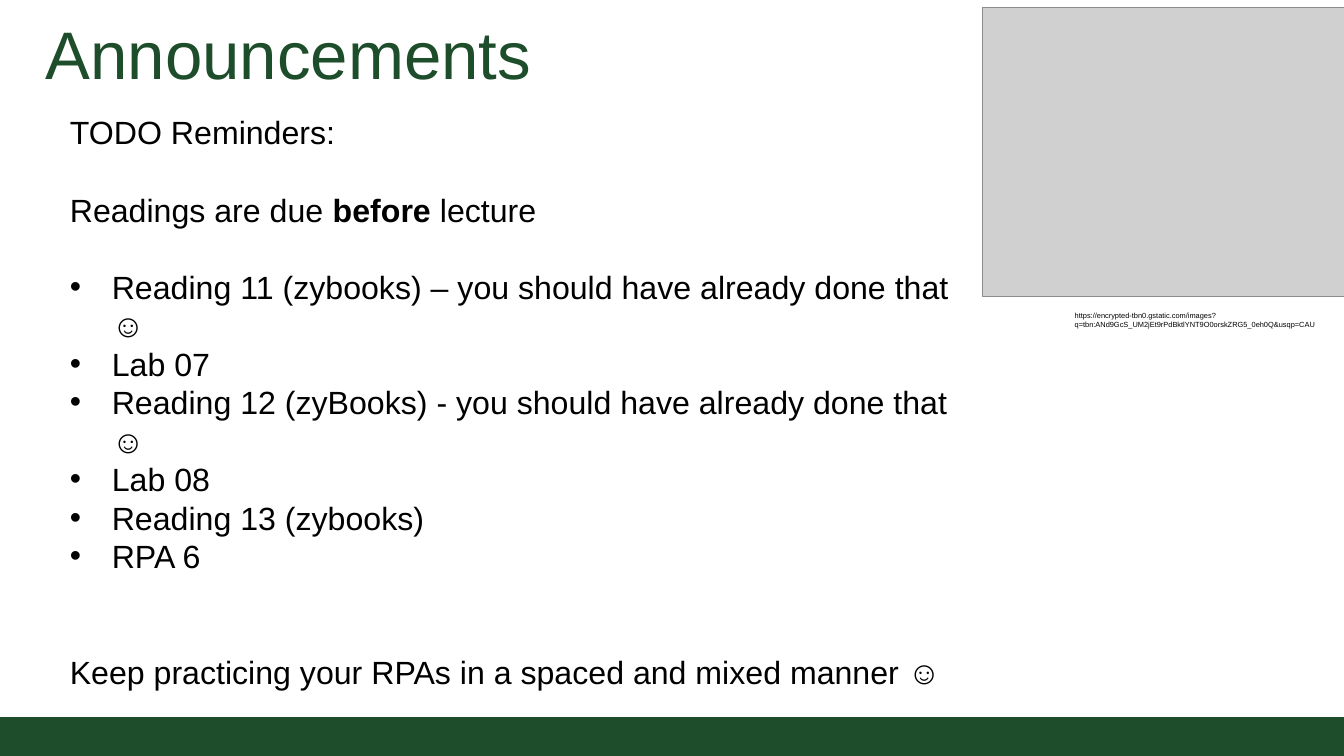
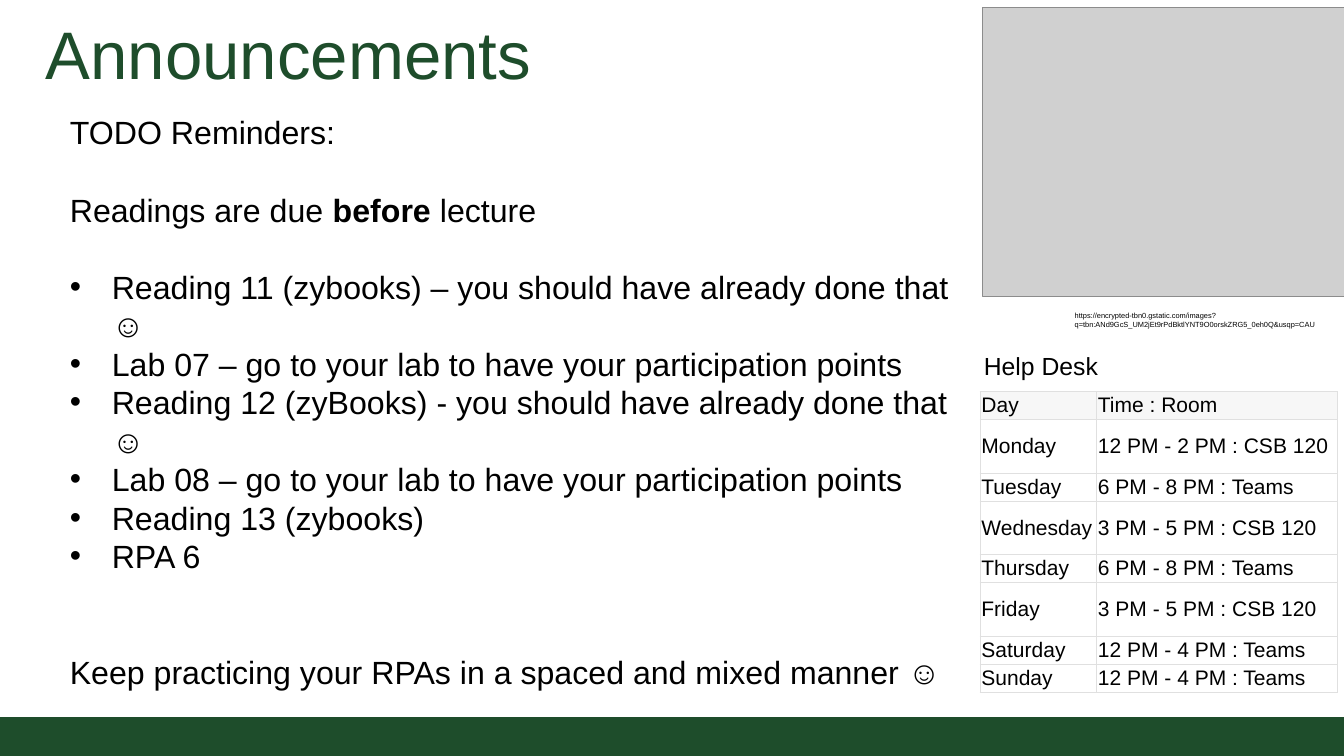
Before and after one commit to CSU-CompSci-CS163-4/Handouts, a slide deck: slide 2 of slides/On-Campus/06_02_MoreMethods.pptx. Drawn at 1344x756 pixels with LibreOffice and Linux fonts; fonts in the diff are those of the drawing; grey boxes stand for pictures; background and template pictures are left out. Boxes give left, top, right and bottom in pixels: in the first picture for what was removed or moved away, otherwise in the second. Text is boxed around its words. In the diff, an @@ line names an element or a change of style, - is before the commit and + after.

```diff
--- a/slides/On-Campus/06_02_MoreMethods.pptx
+++ b/slides/On-Campus/06_02_MoreMethods.pptx
@@ text at <box>112,352,903,382</box>: text changed @@
-• Lab 07
+• Lab 07 – go to your lab to have your participation points
@@ text added at <box>984,357,1098,380</box>, 20 pt, text #000000 @@
+Help Desk
@@ table added at <box>980,391,1337,694</box>, 8 rows, 2 columns @@
+Day | Time : Room
+Monday | 12 PM - 2 PM : CSB 120
+Tuesday | 6 PM - 8 PM : Teams
+Wednesday | 3 PM - 5 PM : CSB 120
+Thursday | 6 PM - 8 PM : Teams
+Friday | 3 PM - 5 PM : CSB 120
+Saturday | 12 PM - 4 PM : Teams
+Sunday | 12 PM - 4 PM : Teams
@@ text at <box>112,467,903,498</box>: text changed @@
-• Lab 08
+• Lab 08 – go to your lab to have your participation points
```
Also in this commit, not shown: 2 other slides changed, 1 other file.
